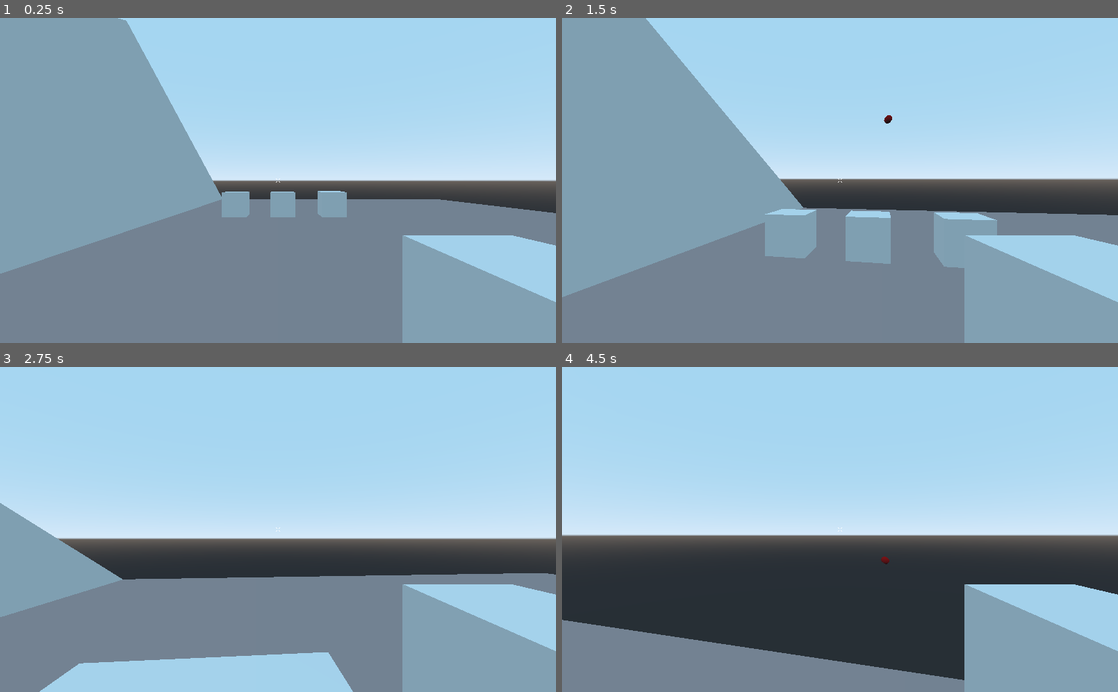
Above: before the commit, frames 1-4 (two rows, left to right).
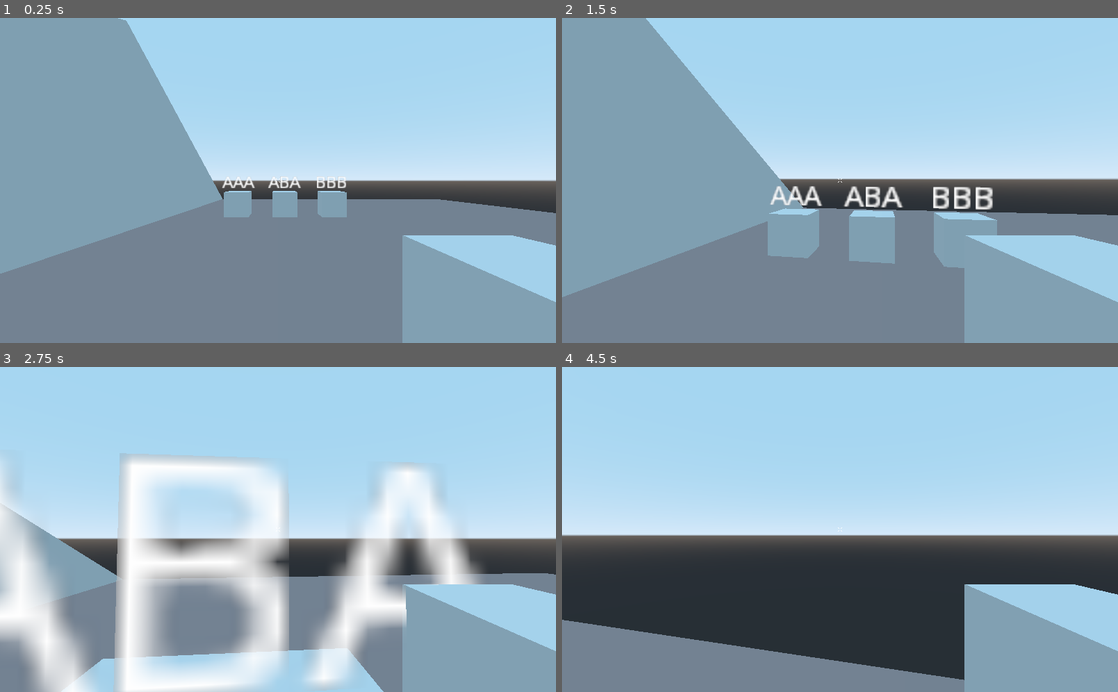
Above: after the commit, the same moments.

Repository: 20akshay00/Jinx
Game: Godot game, scene res://World.tscn
Two runs of this game, one before a commit and one after it. Both use one fixed random seed, a clock stepped at 60 frames per second and the inputs below.
Inputs (mouse positions are in pixels of both pictures, inside the frame that each line leads up to):
- Up to frame 1 (0.25 s): no input
- Up to frame 2 (1.5 s): tap Enter at 0.5 s; move the mouse to (867, 180) at 0.52 s; hold W (forward) from 0.53 s (still down); tap Q (cast, bound only after the commit) at 0.6 s; tap Space (jump) at 0.77 s; click (867, 180) at 0.8 s; move the mouse to (812, 180) at 1.27 s; click (812, 180) at 1.35 s
- Up to frame 3 (2.75 s): keep holding W (forward); tap Space (jump) at 1.52 s; right-click (250, 529) at 1.55 s; move the mouse to (289, 523) at 2.02 s; right-click (289, 523) at 2.1 s; tap E (spellB, bound only before the commit) at 2.3 s
- Up to frame 4 (4.5 s): keep holding W (forward); move the mouse to (834, 536) at 2.77 s; tap E (spellB, bound only before the commit) at 2.85 s; tap Space (jump) at 3.02, 3.77 s; tap Q (cast, bound only after the commit) at 3.05, 3.6 s; move the mouse to (878, 532) at 3.52 s; click (878, 532) at 3.8 s; move the mouse to (795, 526) at 4.27 s; click (795, 526) at 4.35 s

The runs differ from the first frame. In frame 1, 0.4% of the frame differs, in the area x 39-63%, y 48-62%; in frame 2, 1.7%; in frame 3, 30%, in the area x 0-91%, y 26-100%; in frame 4, less than 0.1%.

Commit message:
add basic spell system

Diff:
--- a/CursedObject.gd
+++ b/CursedObject.gd
@@ -1,7 +1,16 @@
 extends KinematicBody
 
+export var spell_types = ["AAA", "AAB", "ABA", "ABB", "BAA", "BAB", "BBA", "BBB"]
+
 var health = 3
+var spell_type
 
-func _process(delta):
+onready var label = $Label3D
+
+func _ready():
+	spell_type = spell_types[randi() % spell_types.size()]
+	label.text = spell_type
+
+func _process(_delta):
 	if health <= 0:
 		queue_free()
--- a/CursedObject.tscn
+++ b/CursedObject.tscn
@@ -14,3 +14,9 @@
 
 [node name="MeshInstance" type="MeshInstance" parent="."]
 mesh = SubResource( 2 )
+
+[node name="Label3D" type="Label3D" parent="."]
+transform = Transform( 1, 0, 0, 0, 1, 0, 0, 0, 1, 0, 1.70448, 0 )
+pixel_size = 0.1
+text = "
+"
--- a/Player.tscn
+++ b/Player.tscn
@@ -11,6 +11,9 @@
 
 [node name="Player" type="KinematicBody"]
 script = ExtResource( 1 )
+__meta__ = {
+"_edit_group_": true
+}
 GRAVITY = 0
 
 [node name="CollisionShape" type="CollisionShape" parent="."]
--- a/SkyBox.tscn
+++ b/SkyBox.tscn
@@ -4,6 +4,9 @@
 extents = Vector3( 300, 1, 300 )
 
 [node name="SkyBox" type="StaticBody"]
+__meta__ = {
+"_edit_group_": true
+}
 
 [node name="yBottom" type="CollisionShape" parent="."]
 transform = Transform( 1, 0, 0, 0, 1, 0, 0, 0, 1, 0, -300, 0 )
--- a/Spell.gd
+++ b/Spell.gd
@@ -3,16 +3,18 @@
 export var SPEED = 10
 
 var cast = false
+var type = ""
 
 func _ready():
 	set_as_toplevel(true)
 
-func _physics_process(delta):
+func _physics_process(_delta):
 	if cast:
 		apply_impulse(transform.basis.z, -transform.basis.z * SPEED)
 
 func _on_Area_body_entered(body):
 	if body.is_in_group("Mobs"):
-		body.health -= 1
+		if body.spell_type == type:
+			body.health -= 1
 
 	queue_free()
--- a/World.tscn
+++ b/World.tscn
@@ -54,13 +54,13 @@
 shape = SubResource( 7 )
 
 [node name="CursedObject2" parent="." instance=ExtResource( 2 )]
-transform = Transform( 1, 0, 0, 0, 1, 0, 0, 0, 1, 7.99289, 1.02674, 4.17128 )
+transform = Transform( -4.37114e-08, 0, -1, 0, 1, 0, 1, 0, -4.37114e-08, 7.99289, 1.02674, 4.17128 )
 
 [node name="CursedObject3" parent="." instance=ExtResource( 2 )]
-transform = Transform( 1, 0, 0, 0, 1, 0, 0, 0, 1, 7.99645, 1, -3.90822 )
+transform = Transform( -4.37114e-08, 0, -1, 0, 1, 0, 1, 0, -4.37114e-08, 7.99289, 1.02674, 0.171278 )
 
-[node name="CursedObject" parent="." instance=ExtResource( 2 )]
-transform = Transform( 1, 0, 0, 0, 1, 0, 0, 0, 1, 8, 1, 0 )
+[node name="CursedObject4" parent="." instance=ExtResource( 2 )]
+transform = Transform( -4.37114e-08, 0, -1, 0, 1, 0, 1, 0, -4.37114e-08, 7.99289, 1.02674, -3.74743 )
 
 [node name="SkyBox" parent="." instance=ExtResource( 3 )]
 transform = Transform( 1, 0, 0, 0, 1, 0, 0, 0, 1, 0, 0, -0.0764732 )
--- a/player.gd
+++ b/player.gd
@@ -10,6 +10,7 @@
 var velocity = Vector3.ZERO
 var snap_vector = Vector3.ZERO
 var speed
+var spell_combination = ""
 
 var is_sprinting = false
 
@@ -34,12 +35,23 @@
 		get_tree().quit()
 
 	# Spell casting
-	if Input.is_action_just_pressed("cast"):
+	if Input.is_action_just_pressed("spellA"):
+		if len(spell_combination) < 3:
+			spell_combination += "A"
+
+	if Input.is_action_just_pressed("spellB"):
+		if len(spell_combination) < 3:
+			spell_combination += "B"
+
+	if Input.is_action_just_pressed("cast") and len(spell_combination):
 		if aimcast.is_colliding():
 			var spell = spellScene.instance()
 			staff_tip.add_child(spell)
 			spell.look_at(aimcast.get_collision_point(), Vector3.UP)
+			spell.type = spell_combination
 			spell.cast = true
+
+		spell_combination = ""
 
 	# Sprinting
 	speed = DEF_SPEED
--- a/project.godot
+++ b/project.godot
@@ -57,18 +57,17 @@
 }
 spellA={
 "deadzone": 0.5,
-"events": [ Object(InputEventKey,"resource_local_to_scene":false,"resource_name":"","device":0,"alt":false,"shift":false,"control":false,"meta":false,"command":false,"pressed":false,"scancode":81,"physical_scancode":0,"unicode":0,"echo":false,"script":null)
+"events": [ Object(InputEventMouseButton,"resource_local_to_scene":false,"resource_name":"","device":0,"alt":false,"shift":false,"control":false,"meta":false,"command":false,"button_mask":0,"position":Vector2( 0, 0 ),"global_position":Vector2( 0, 0 ),"factor":1.0,"button_index":1,"pressed":false,"doubleclick":false,"script":null)
  ]
 }
 spellB={
 "deadzone": 0.5,
-"events": [ Object(InputEventKey,"resource_local_to_scene":false,"resource_name":"","device":0,"alt":false,"shift":false,"control":false,"meta":false,"command":false,"pressed":false,"scancode":69,"physical_scancode":0,"unicode":0,"echo":false,"script":null)
+"events": [ Object(InputEventMouseButton,"resource_local_to_scene":false,"resource_name":"","device":0,"alt":false,"shift":false,"control":false,"meta":false,"command":false,"button_mask":0,"position":Vector2( 0, 0 ),"global_position":Vector2( 0, 0 ),"factor":1.0,"button_index":2,"pressed":false,"doubleclick":false,"script":null)
  ]
 }
 cast={
 "deadzone": 0.5,
-"events": [ Object(InputEventMouseButton,"resource_local_to_scene":false,"resource_name":"","device":0,"alt":false,"shift":false,"control":false,"meta":false,"command":false,"button_mask":0,"position":Vector2( 0, 0 ),"global_position":Vector2( 0, 0 ),"factor":1.0,"button_index":1,"pressed":false,"doubleclick":false,"script":null)
-, Object(InputEventKey,"resource_local_to_scene":false,"resource_name":"","device":0,"alt":false,"shift":false,"control":false,"meta":false,"command":false,"pressed":false,"scancode":70,"physical_scancode":0,"unicode":0,"echo":false,"script":null)
+"events": [ Object(InputEventKey,"resource_local_to_scene":false,"resource_name":"","device":0,"alt":false,"shift":false,"control":false,"meta":false,"command":false,"pressed":false,"scancode":81,"physical_scancode":0,"unicode":0,"echo":false,"script":null)
  ]
 }
 
